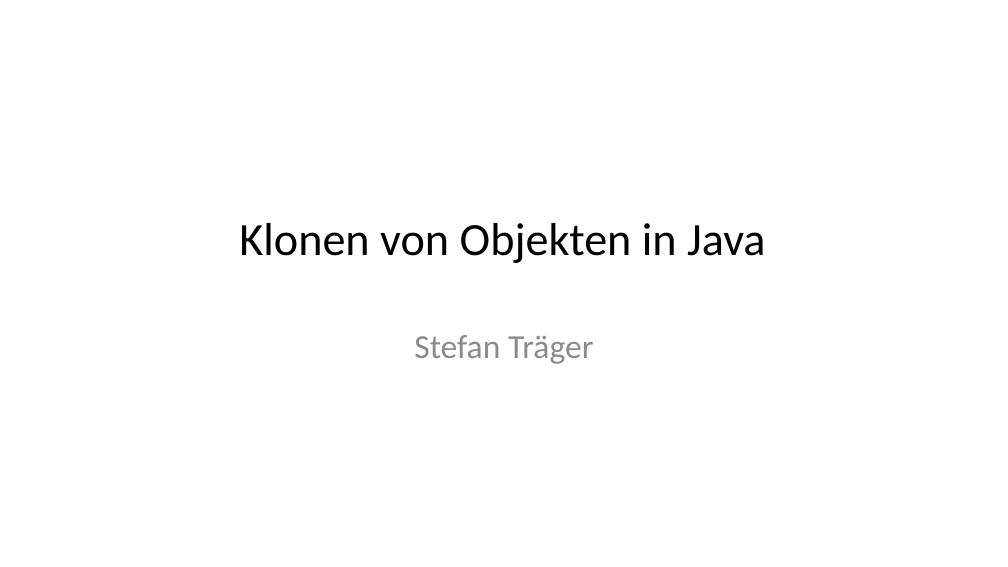
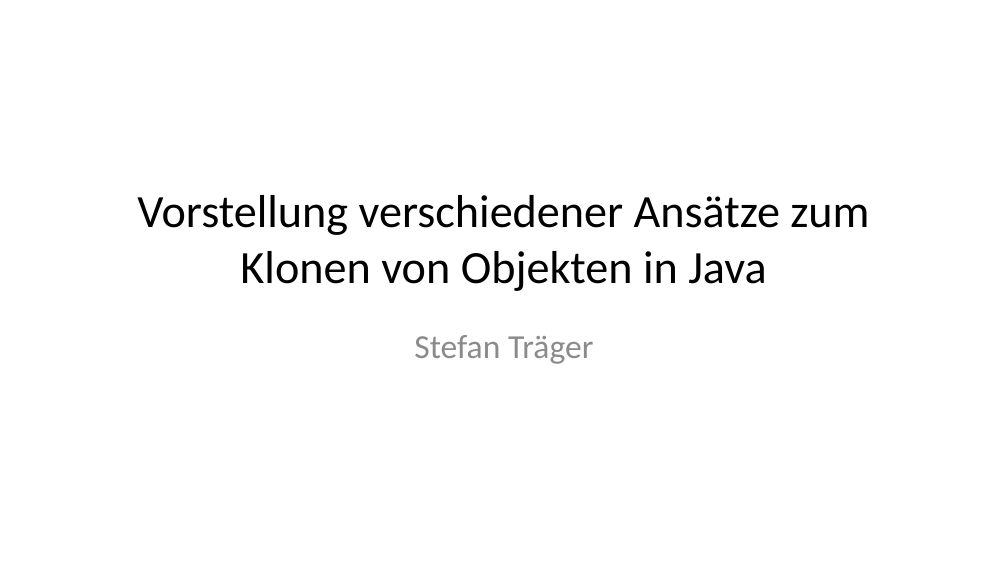
Before and after one commit to doubleSlashde/brownbagLunchCloneObjectsInJava, a slide deck: slide 1 of Klonen von Objekten in Java.pptx. Drawn at 1008x567 pixels with LibreOffice and Linux fonts; fonts in the diff are those of the drawing. Boxes give left, top, right and bottom in pixels: in the first picture for what was removed or moved away, otherwise in the second. Text is boxed around its words. In the diff, an @@ line names an element or a change of style, - is before the commit and + after.

```diff
--- a/Klonen von Objekten in Java.pptx
+++ b/Klonen von Objekten in Java.pptx
@@ title at (x1=137, y1=195, x2=869, y2=291): text changed @@
-Klonen von Objekten in Java
+Vorstellung verschiedener Ansätze zum Klonen von Objekten in Java
```
Also in this commit, not shown: 1 other slide changed, 5 other files.
